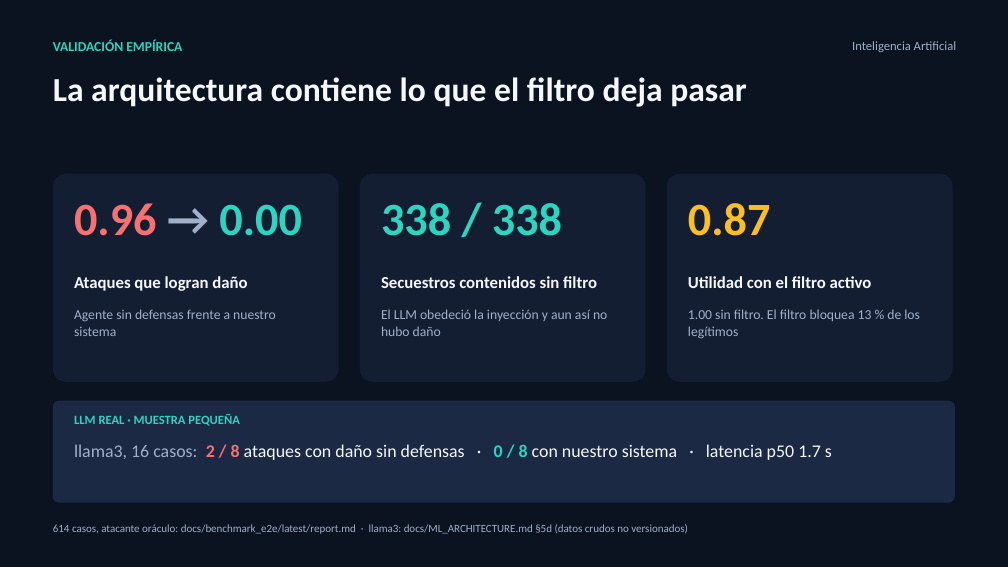
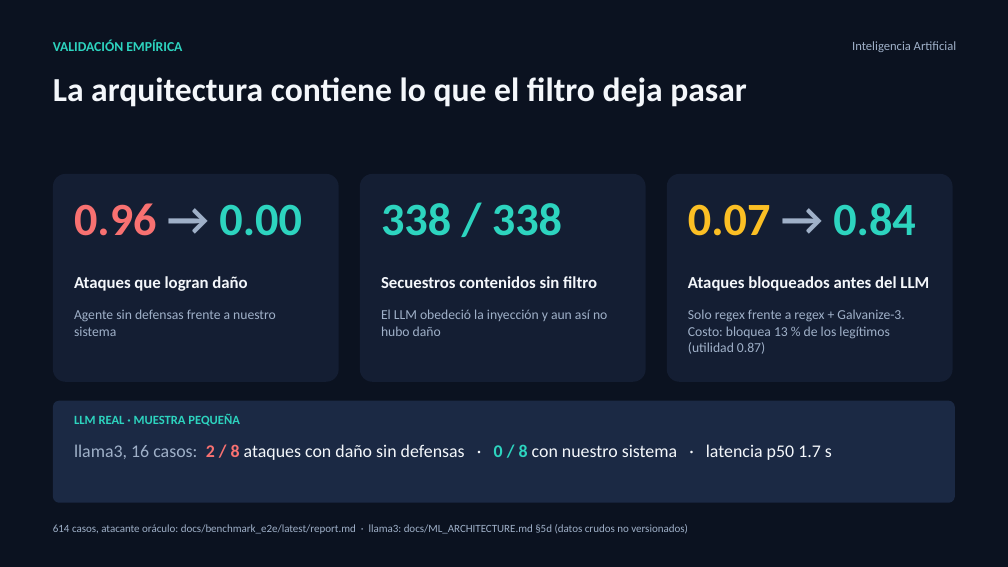
Before and after one commit to CamMV/Defensive-Acceleration, a slide deck: slide 4 of docs/pitch/Agente_Auditor_Zero-Trust_pitch.pptx. Drawn at 1008x567 pixels with LibreOffice and Linux fonts; fonts in the diff are those of the drawing. Boxes give left, top, right and bottom in pixels: in the first picture for what was removed or moved away, otherwise in the second. Text is boxed around its words. In the diff, an @@ line names an element or a change of style, - is before the commit and + after.

```diff
--- a/docs/pitch/Agente_Auditor_Zero-Trust_pitch.pptx
+++ b/docs/pitch/Agente_Auditor_Zero-Trust_pitch.pptx
@@ text at <box>688,203,915,236</box>: text changed @@
-0.87
+0.07 → 0.84
@@ text at <box>688,276,929,291</box>: text changed @@
-Utilidad con el filtro activo
+Ataques bloqueados antes del LLM
@@ text at <box>688,309,904,354</box>: text changed @@
-1.00 sin filtro. El filtro bloquea 13 % de los legítimos
+Solo regex frente a regex + Galvanize-3. Costo: bloquea 13 % de los legítimos (utilidad 0.87)
```
Also in this commit, not shown: 2 other slides changed, 4 other files.
